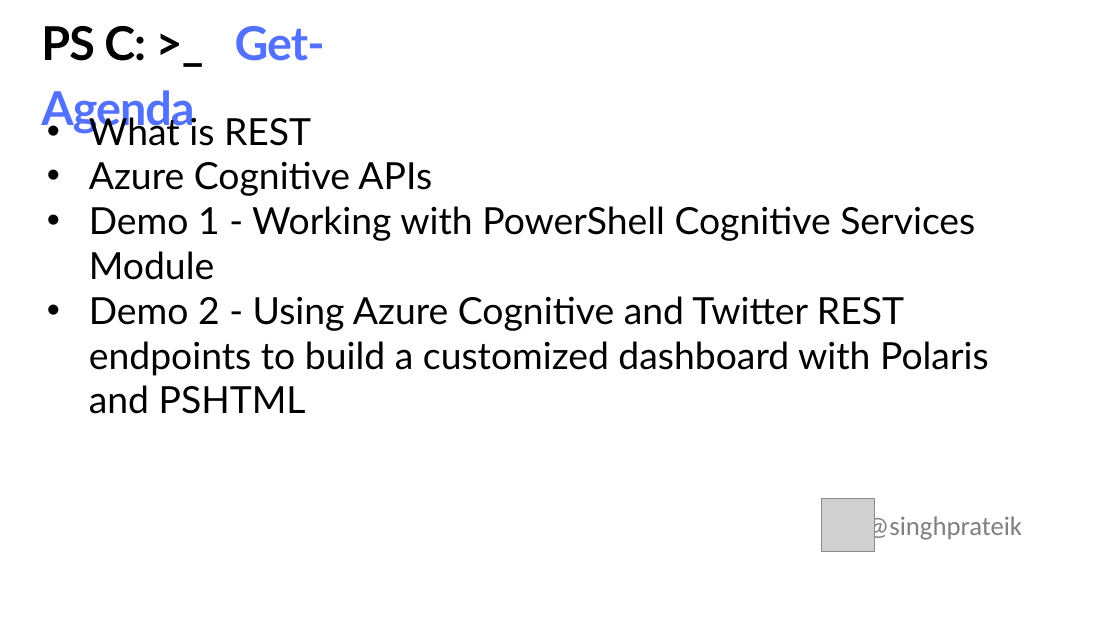
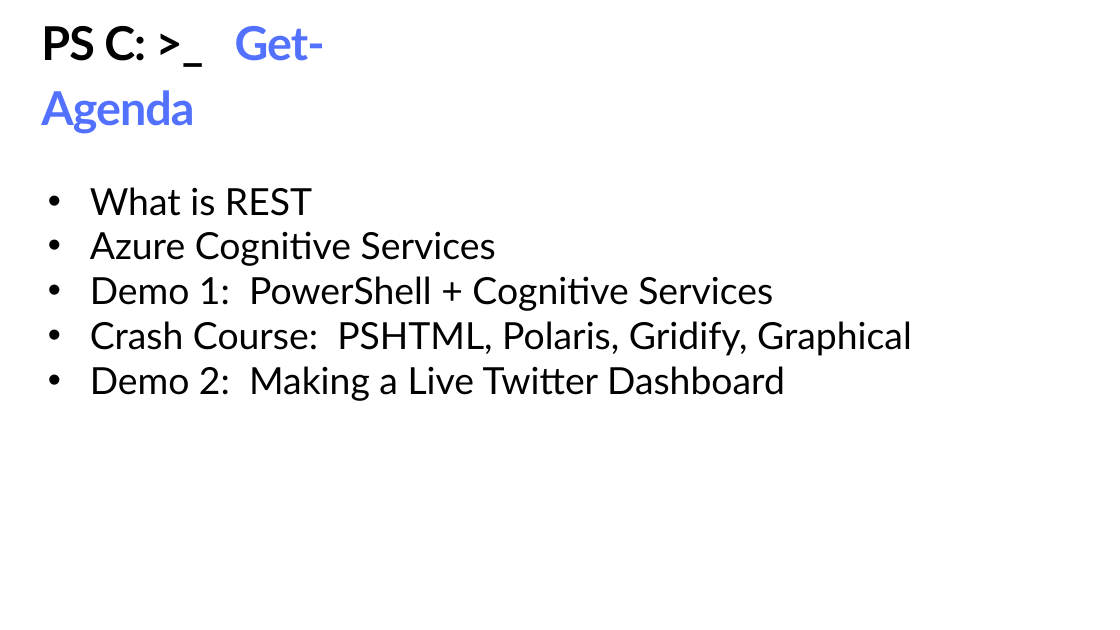
Before and after one commit to PrateekKumarSingh/Presentations, a slide deck: slide 4 of Power-of-the-Console/ppt/Power-of-the-console.pptx (slide 3 before the commit). Drawn at 1120x630 pixels with LibreOffice and Linux fonts; fonts in the diff are those of the drawing; grey boxes stand for pictures; background and template pictures are left out. Boxes give left, top, right and bottom in pixels: in the first picture for what was removed or moved away, otherwise in the second. Text is boxed around its words. In the diff, an @@ line names an element or a change of style, - is before the commit and + after.

```diff
--- a/Power-of-the-Console/ppt/Power-of-the-console.pptx
+++ b/Power-of-the-Console/ppt/Power-of-the-console.pptx
@@ text "What is REST": place and size @@
-text "What is REST" at (89, 112, 989, 376)
+text "What is REST" at (90, 187, 912, 401)
@@ text at (90, 231, 912, 401): text changed @@
-• Azure Cognitive APIs
-• Demo 1 - Working with PowerShell Cognitive Services Module
-• Demo 2 - Using Azure Cognitive and Twitter REST endpoints to build a customized dashboard with Polaris and PSHTML
+• Azure Cognitive Services
+• Demo 1: PowerShell + Cognitive Services
+• Crash Course: PSHTML, Polaris, Gridify, Graphical
+• Demo 2: Making a Live Twitter Dashboard
@@ picture removed at (822, 498, 874, 551) @@
@@ text removed at (865, 513, 1022, 542) @@
-@singhprateik
```
Also in this commit, not shown: 3 other slides changed, 8 slides added, 3 slides removed, 41 other files.
